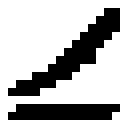
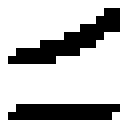
Layered file, before and after one edit (w=128, h=128). Changes by layer:
painted on "图层 1" over box(8, 24, 112, 96)
